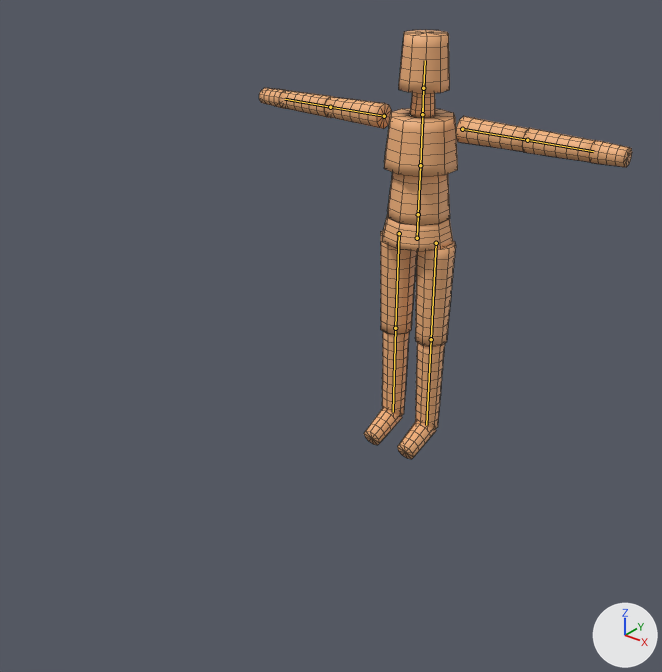
The FBX model tests/animation/assets/LuxBiped.fbx as it was, and as the next commit left it.
Camera for both pictures: a camera (50 mm lens) standing at (1.94, -2.98, 2.22) and looking at (0.16, -0.76, 0.84). The lights are fixed; the arrows at lower right show +X, +Y and +Z. The picture after the commit comes second. The bones that change, and the others that lie on the model, are drawn over the model as lines. Mesh edges are drawn as thin lines.

Objects in the first picture: 'LuxBipedMesh'.
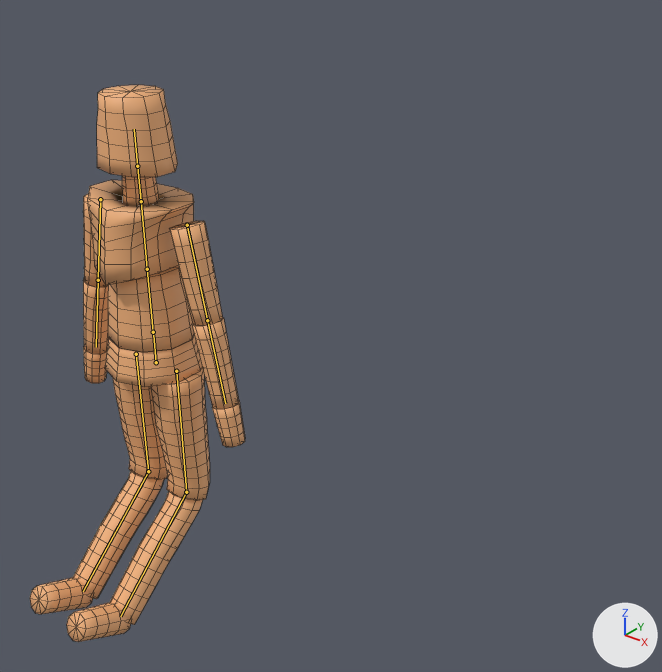
The newer file adds an action. The first version stands in its rest pose; the second is drawn at frame 31 of the action 'LuxBiped|WalkForward'.

Where the change shows, as pixel boxes [x1, y1, x2, y2] in the pictures (662 x 672 px):
```json
{"object": "LuxBipedMesh", "change": "posed", "before": [259, 30, 632, 459], "after": [30, 85, 245, 642], "on screen": "42% narrower, 30% taller"}
{"bone": "Hips", "before": "(417, 238) to (418, 216)", "after": "(156, 362) to (153, 334)"}
{"bone": "UpperArm.L", "before": "(462, 129) to (527, 140)", "after": "(187, 225) to (207, 320)"}
{"bone": "LowerArm.L", "before": "(527, 140) to (593, 151)", "after": "(207, 320) to (225, 403)"}
{"bone": "UpperArm.R", "before": "(384, 116) to (330, 107)", "after": "(100, 199) to (98, 280)"}
{"bone": "LowerArm.R", "before": "(330, 107) to (285, 99)", "after": "(98, 280) to (96, 347)"}
{"bone": "LowerLeg.L", "before": "(431, 339) to (426, 425)", "after": "(186, 492) to (120, 616)"}
{"bone": "LowerLeg.R", "before": "(395, 328) to (393, 412)", "after": "(148, 471) to (83, 591)"}
```

Edits to the scene script, one JSON object a line:
```json
{"block": "bone_hips", "where": "bone_hips = bpy.data.objects['LuxBiped'].pose.bones['Hips']"}
{"op": "set", "path": "bone_hips.location", "old": "(0.0, 0.0, 0.0)", "new": "(0.0, 0.0, 1.4)"}
{"block": "bone_upperarm_l", "where": "bone_upperarm_l = bpy.data.objects['LuxBiped'].pose.bones['UpperArm.L']  # child of 'Chest'"}
{"op": "set", "path": "bone_upperarm_l.rotation_quaternion", "old": "(1.0, 0.0, 0.0, 0.0)", "new": "(0.777, -0.629, 0.0, 0.0)", "note": "degrees (0, 0, 0) -> degrees (-78, 0, 0)"}
{"block": "bone_lowerarm_l", "where": "bone_lowerarm_l = bpy.data.objects['LuxBiped'].pose.bones['LowerArm.L']  # child of 'UpperArm.L'"}
{"op": "set", "path": "bone_lowerarm_l.rotation_quaternion", "old": "(1.0, 0.0, 0.0, 0.0)", "new": "(0.982, 0.0, -0.191, 0.0)", "note": "degrees (0, 0, 0) -> degrees (0, -22, 0)"}
{"block": "bone_upperarm_r", "where": "bone_upperarm_r = bpy.data.objects['LuxBiped'].pose.bones['UpperArm.R']  # child of 'Chest'"}
{"op": "set", "path": "bone_upperarm_r.rotation_quaternion", "old": "(1.0, 0.0, 0.0, 0.0)", "new": "(0.777, -0.629, 0.0, 0.0)", "note": "degrees (0, 0, 0) -> degrees (-78, 0, 0)"}
{"block": "bone_lowerarm_r", "where": "bone_lowerarm_r = bpy.data.objects['LuxBiped'].pose.bones['LowerArm.R']  # child of 'UpperArm.R'"}
{"op": "set", "path": "bone_lowerarm_r.rotation_quaternion", "old": "(1.0, 0.0, 0.0, 0.0)", "new": "(0.982, 0.0, 0.191, 0.0)", "note": "degrees (0, 0, 0) -> degrees (0, 22, 0)"}
{"block": "bone_lowerleg_l", "where": "bone_lowerleg_l = bpy.data.objects['LuxBiped'].pose.bones['LowerLeg.L']  # child of 'UpperLeg.L'"}
{"op": "set", "path": "bone_lowerleg_l.rotation_quaternion", "old": "(1.0, 0.0, 0.0, 0.0)", "new": "(0.921, -0.391, 0.0, 0.0)", "note": "degrees (0, 0, 0) -> degrees (-46, 0, 0)"}
{"block": "bone_lowerleg_r", "where": "bone_lowerleg_r = bpy.data.objects['LuxBiped'].pose.bones['LowerLeg.R']  # child of 'UpperLeg.R'"}
{"op": "set", "path": "bone_lowerleg_r.rotation_quaternion", "old": "(1.0, 0.0, 0.0, 0.0)", "new": "(0.921, -0.391, 0.0, 0.0)", "note": "degrees (0, 0, 0) -> degrees (-46, 0, 0)"}
```
